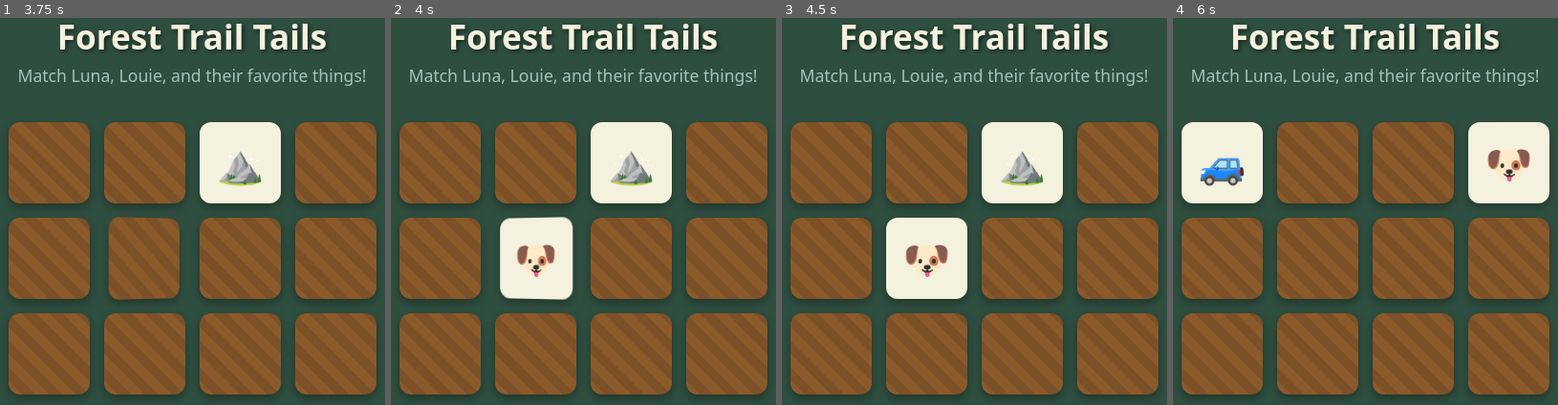
Above: before the commit, frames 1-4 (left to right).
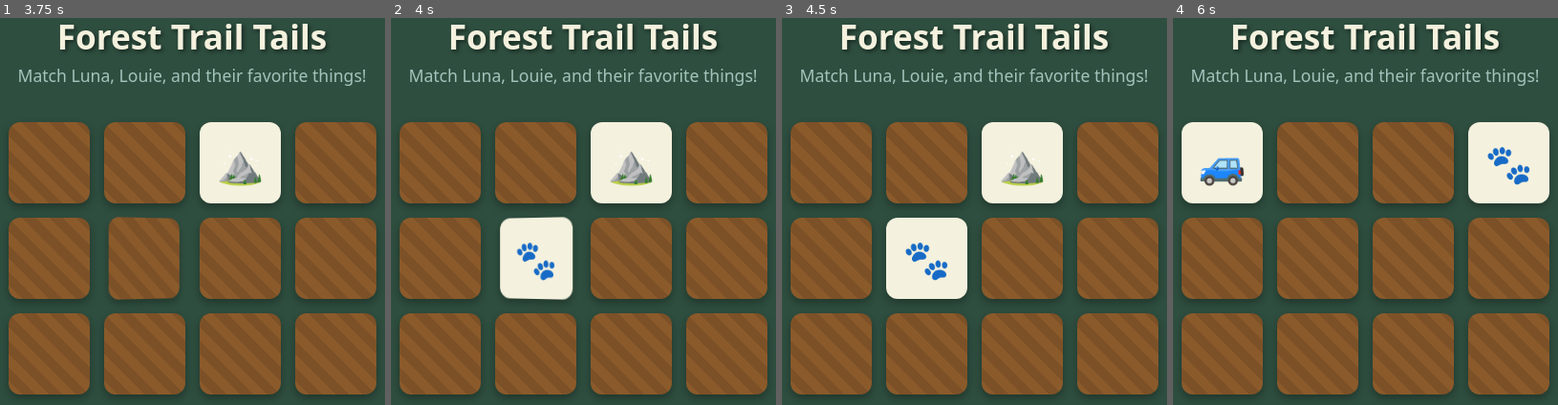
Above: after the commit, the same moments.

Repository: taylor3415/Louie-and-Luna-game
Game: browser game, page index.html
The game is run twice, just before and just after one commit, with the same random seed, the same clock (stepped at 60 frames per second) and the same inputs.
Inputs (mouse positions are in pixels of both pictures, inside the frame that each line leads up to):
- Up to frame 1 (3.75 s): click (334, 354) at 1.27 s; click (50, 257) at 1.87 s; click (142, 165) at 2.47 s; click (238, 165) at 3.07 s; click (142, 257) at 3.67 s
- Up to frame 2 (4 s): no input
- Up to frame 3 (4.5 s): click (1020, 257) at 4.27 s
- Up to frame 4 (6 s): click (1223, 165) at 4.87 s; click (1507, 165) at 5.47 s

Frame 1 is identical in both runs. In frame 2, 0.6% of the frame differs, in the area x 32-43%, y 58-68%; in frame 3, 0.6%, in the area x 32-44%, y 58-68%; in frame 4, 0.6%.

Commit message:
Swap second dog card for paw prints so the pairs are easy to tell apart

Diff:
--- a/index.html
+++ b/index.html
@@ -130,8 +130,8 @@
     </div>
 
     <script>
-        // Game items: Luna, Louie, Corn Toy, Audi Q8, Mountains, Treat
-        const items = ['🐕', '🐶', '🌽', '🚙', '⛰️', '🦴'];
+        // Game items: Dog, Paw Prints, Corn Toy, SUV, Mountains, Treat
+        const items = ['🐕', '🐾', '🌽', '🚙', '⛰️', '🦴'];
         let deck = [...items, ...items];
         let flippedCards = [];
         let matchedPairs = 0;
